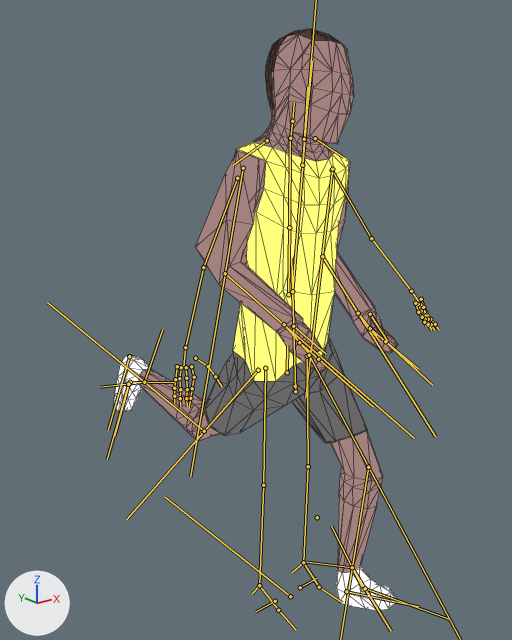
What one commit did to the glTF model video_projector/view/running/models/runner_record/scene.gltf.
Camera for both pictures: a 50 mm lens placed at (-1.459, -1.619, 1.738), pointed at (0.008, 0.214, 1.005). The axes (+X, +Y, +Z) are drawn at lower left. The lights are the same throughout. Both versions are drawn at frame 10 of the action 'Run'; the numbers are the values there. The bones that bend it are drawn over the model as lines. Mesh edges are drawn as thin lines.
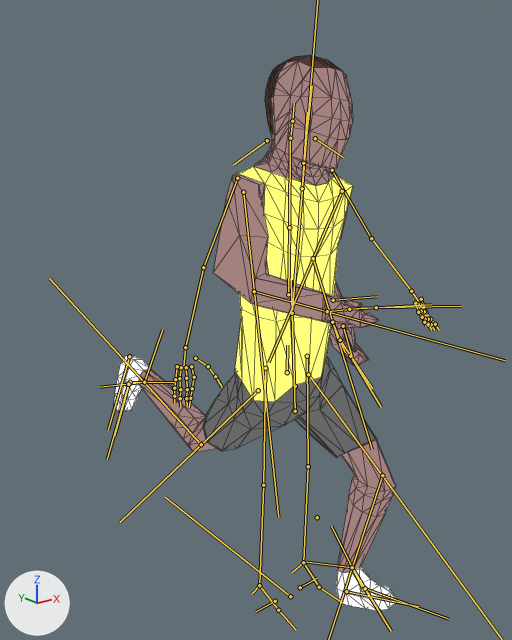
Boxes [x1, y1, x2, y2] around the edits, measured in the pictures (512 x 640 px):
```json
{"object": "Cube_0", "change": "posed", "before": [138, 34, 398, 573], "after": [138, 61, 396, 573]}
{"object": "Cube_1", "change": "posed", "before": [233, 140, 350, 381], "after": [235, 165, 353, 402]}
{"object": "Cube_3", "change": "posed", "before": [205, 336, 367, 443], "after": [203, 356, 376, 458], "on screen": "7% wider"}
{"object": "Cube_4", "change": "posed", "before": [265, 29, 342, 110], "after": [265, 55, 346, 134]}
{"bone": "Torso_Armature", "before": "(295, 391) to (291, 258)", "after": "(295, 411) to (291, 280)"}
{"bone": "Upper.Arm.L_Armature", "before": "(332, 169) to (305, 398)", "after": "(342, 191) to (268, 362)"}
{"bone": "Upper.Arm.R_Armature", "before": "(243, 168) to (190, 476)", "after": "(243, 192) to (278, 516)"}
{"bone": "Hand.R_Armature", "before": "(284, 324) to (311, 355)", "after": "(327, 311) to (366, 307)"}
{"bone": "UpperLeg.R_Armature", "before": "(258, 370) to (126, 519)", "after": "(258, 390) to (120, 522)"}
{"bone": "LowerLeg.R_Armature", "before": "(204, 431) to (47, 302)", "after": "(201, 444) to (49, 278)"}
```

Edits to the scene script, one JSON object a line:
```json
{"block": "bone_torso_armature", "where": "bone_torso_armature = bpy.data.objects['Armature'].pose.bones['Torso_Armature']  # child of 'Armature_rootJoint'"}
{"op": "set", "path": "bone_torso_armature.location", "old": "(0.0, -0.06, 0.0)", "new": "(0.0, -0.27, -0.02)"}
{"block": "bone_upper_arm_l_armature", "where": "bone_upper_arm_l_armature = bpy.data.objects['Armature'].pose.bones['Upper.Arm.L_Armature']  # child of 'Chest_Armature'"}
{"op": "set", "path": "bone_upper_arm_l_armature.location", "old": "(0.0, 0.0, 0.0)", "new": "(-0.03, 0.07, 0.11)"}
{"op": "set", "path": "bone_upper_arm_l_armature.rotation_quaternion", "old": "(-0.845, 0.138, 0.456, -0.245)", "new": "(-0.834, 0.085, 0.381, -0.39)", "note": "degrees (-40, -45, 49) -> degrees (-32, -35, 60)"}
{"block": "bone_upper_arm_r_armature", "where": "bone_upper_arm_r_armature = bpy.data.objects['Armature'].pose.bones['Upper.Arm.R_Armature']  # child of 'Chest_Armature'"}
{"op": "set", "path": "bone_upper_arm_r_armature.rotation_quaternion", "old": "(-0.823, 0.157, 0.535, -0.104)", "new": "(-0.861, 0.0, 0.445, -0.247)", "note": "degrees (-44, -58, 40) -> degrees (-20, -50, 41)"}
{"block": "bone_hand_r_armature", "where": "bone_hand_r_armature = bpy.data.objects['Armature'].pose.bones['Hand.R_Armature']  # child of 'Lower.Arm.R_Armature'"}
{"op": "set", "path": "bone_hand_r_armature.rotation_quaternion", "old": "(0.991, -0.046, -0.008, -0.127)", "new": "(0.989, 0.101, -0.08, 0.07)", "note": "degrees (-5, -2, -15) -> degrees (11, -10, 7)"}
{"block": "bone_upperleg_l_armature", "where": "bone_upperleg_l_armature = bpy.data.objects['Armature'].pose.bones['UpperLeg.L_Armature']  # child of 'Torso_Armature'"}
{"op": "set", "path": "bone_upperleg_l_armature.rotation_quaternion", "old": "(0.947, 0.317, -0.046, -0.002)", "new": "(0.911, 0.41, -0.046, 0.001)", "note": "degrees (37, -5, -2) -> degrees (49, -5, -2)"}
{"block": "bone_lowerleg_l_armature", "where": "bone_lowerleg_l_armature = bpy.data.objects['Armature'].pose.bones['LowerLeg.L_Armature']  # child of 'UpperLeg.L_Armature'"}
{"op": "set", "path": "bone_lowerleg_l_armature.rotation_quaternion", "old": "(-0.941, -0.338, 0.0, 0.0)", "new": "(-0.87, -0.493, 0.0, 0.0)", "note": "degrees (40, 0, 0) -> degrees (59, 0, 0)"}
{"block": "bone_upperleg_r_armature", "where": "bone_upperleg_r_armature = bpy.data.objects['Armature'].pose.bones['UpperLeg.R_Armature']  # child of 'Torso_Armature'"}
{"op": "set", "path": "bone_upperleg_r_armature.rotation_quaternion", "old": "(0.917, -0.397, -0.02, -0.028)", "new": "(0.907, -0.418, -0.019, -0.033)", "note": "degrees (-47, -3, -2) -> degrees (-49, -4, -3)"}
{"block": "bone_lowerleg_r_armature", "where": "bone_lowerleg_r_armature = bpy.data.objects['Armature'].pose.bones['LowerLeg.R_Armature']  # child of 'UpperLeg.R_Armature'"}
{"op": "set", "path": "bone_lowerleg_r_armature.rotation_quaternion", "old": "(-0.902, -0.431, 0.004, 0.005)", "new": "(-0.879, -0.477, 0.004, 0.005)", "note": "degrees (51, 0, -1) -> degrees (57, 0, -1)"}
```
